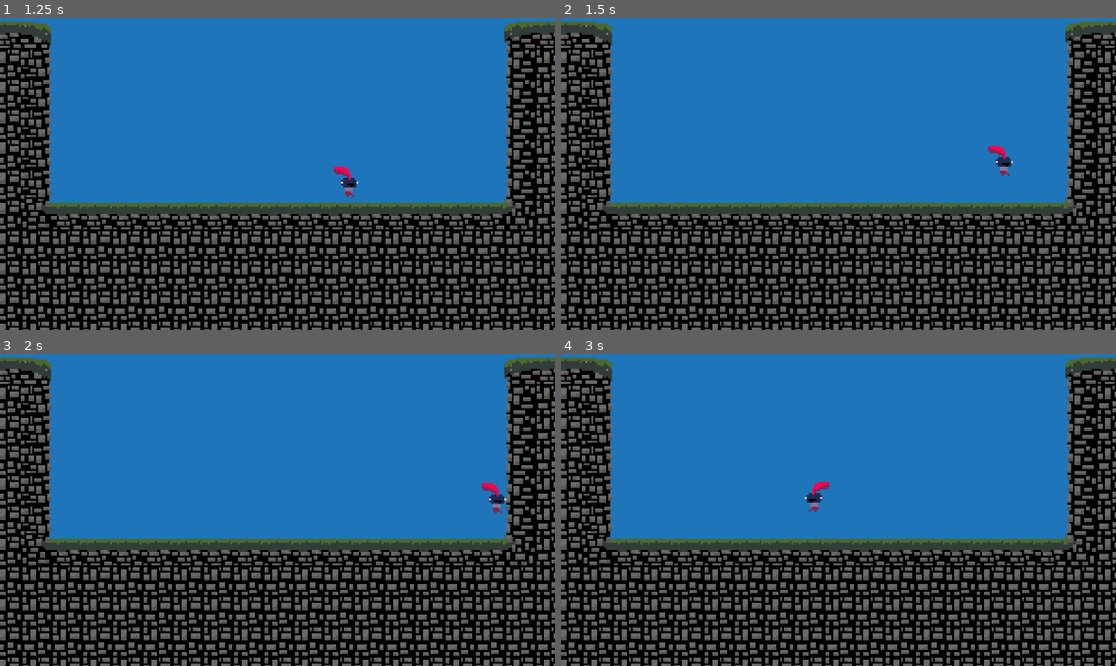
Above: before the commit, frames 1-4 (two rows, left to right).
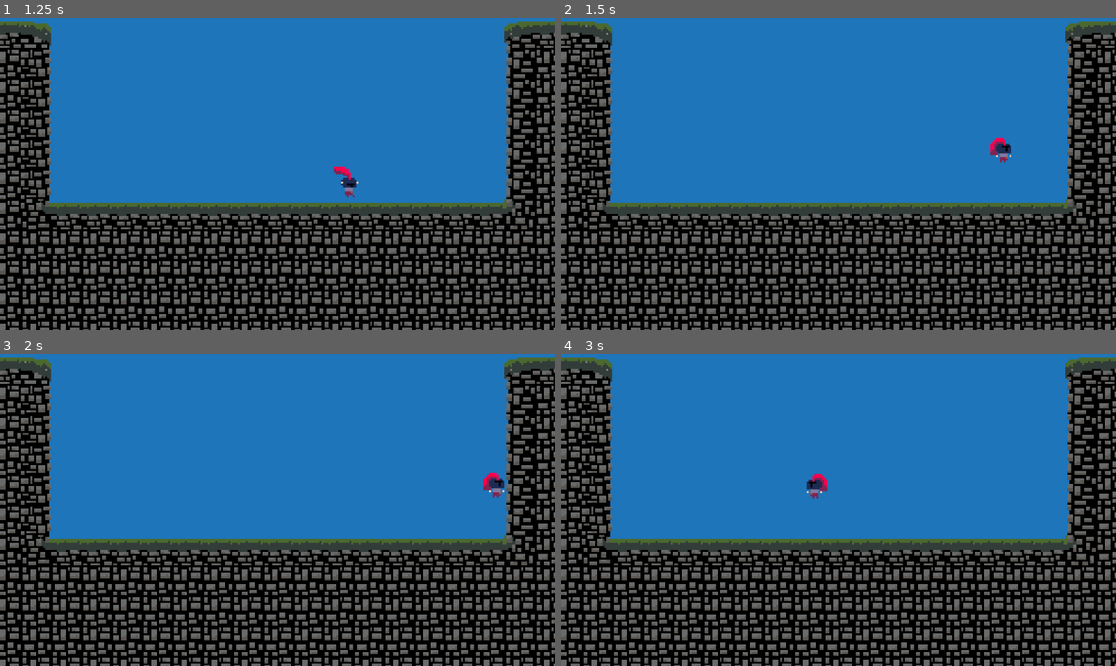
Above: after the commit, the same moments.

Repository: CBurgess97/godot-platformer
Game: Godot game, scene res://Game.tscn
Two runs of this game, one before a commit and one after it. Both use one fixed random seed, a clock stepped at 60 frames per second and the inputs below. This scene is started directly instead of the project's main scene.
Inputs:
- Up to frame 1 (1.25 s): tap Enter at 0.5 s; hold Right (ui_right) from 0.53 s (still down); hold Space (ui_jump) from 0.53 s (still down)
- Up to frame 2 (1.5 s): keep holding Right (ui_right); release Space (ui_jump) at 1.28 s; tap Space (ui_jump) at 1.35 s
- Up to frame 3 (2 s): keep holding Right (ui_right); tap Space (ui_jump) at 1.52, 1.82 s
- Up to frame 4 (3 s): release Right (ui_right) at 2.03 s; hold Space (ui_jump) 2.03-2.78 s; hold Left (ui_left) from 2.03 s (still down); tap Space (ui_jump) at 2.85 s

Frame 1 is identical in both runs. In frame 2, 0.3% of the frame differs, in the area x 76-82%, y 38-51%; in frame 3, 0.3%, in the area x 86-92%, y 38-52%; in frame 4, 0.3%.

Commit message:
Add Forced Minimum Jump Time

Diff:
--- a/Player/Player Components/player_movement_component.gd
+++ b/Player/Player Components/player_movement_component.gd
@@ -9,6 +9,7 @@
 @export var deceleration: float = 10.0
 @export var friction: float = 30.0
 @export var coyote_time: float = 0.1
+@export var hop_time: float = 0.1
 @export var jump_buffer_time: float = 0.1
 @export var velocity_power: float = 1.0
 @export var jump_cut_multiplier: float = 0.5
@@ -18,6 +19,7 @@
 
 var input_buffer : Timer # Reference to the input queue timer
 var coyote_timer : Timer # Reference to the coyote timer
+var hop_timer : Timer # Reference to the hop timer
 var coyote_jump_available := true
 
 var facing_right := true
@@ -40,6 +42,12 @@
 	coyote_timer.one_shot = true
 	add_child(coyote_timer)
 	coyote_timer.timeout.connect(coyote_timeout)
+
+	# Set up hop timer
+	hop_timer = Timer.new()
+	hop_timer.wait_time = hop_time
+	hop_timer.one_shot = true
+	add_child(hop_timer)
 
 func move_player(delta, new_direction : float) -> void:
 	# Update Movement Direction
@@ -64,6 +72,7 @@
 	character.velocity = velocity
 	update_animation()
 	character.move_and_slide()
+	print(hop_timer.time_left)
 
 func update_horizontal_movement(delta: float) -> void:
 	var targetSpeed = direction * speed
@@ -91,6 +100,7 @@
 func process_jump() -> void:
 	if jump_attempted or input_buffer.time_left > 0:
 		if coyote_jump_available: # If jumping on the ground
+			hop_timer.start()
 			jump()
 			is_jumping = true
 			coyote_jump_available = false
@@ -98,11 +108,12 @@
 			input_buffer.start()
 
 	# Cut jump short if jump button is released
-	if is_jumping and not Input.is_action_pressed("ui_jump"):
+	if is_jumping and hop_timer.time_left == 0 and not Input.is_action_pressed("ui_jump"):
 		velocity.y = max(velocity.y * (1 - jump_cut_multiplier), velocity.y)
 
 	if is_jumping and velocity.y > 0 and character.is_on_floor():
 		is_jumping = false
+		hop_timer.stop()
 
 	if is_jumping and velocity.y > 0:
 		velocity.y = velocity.y * fall_gravity_multiplier
